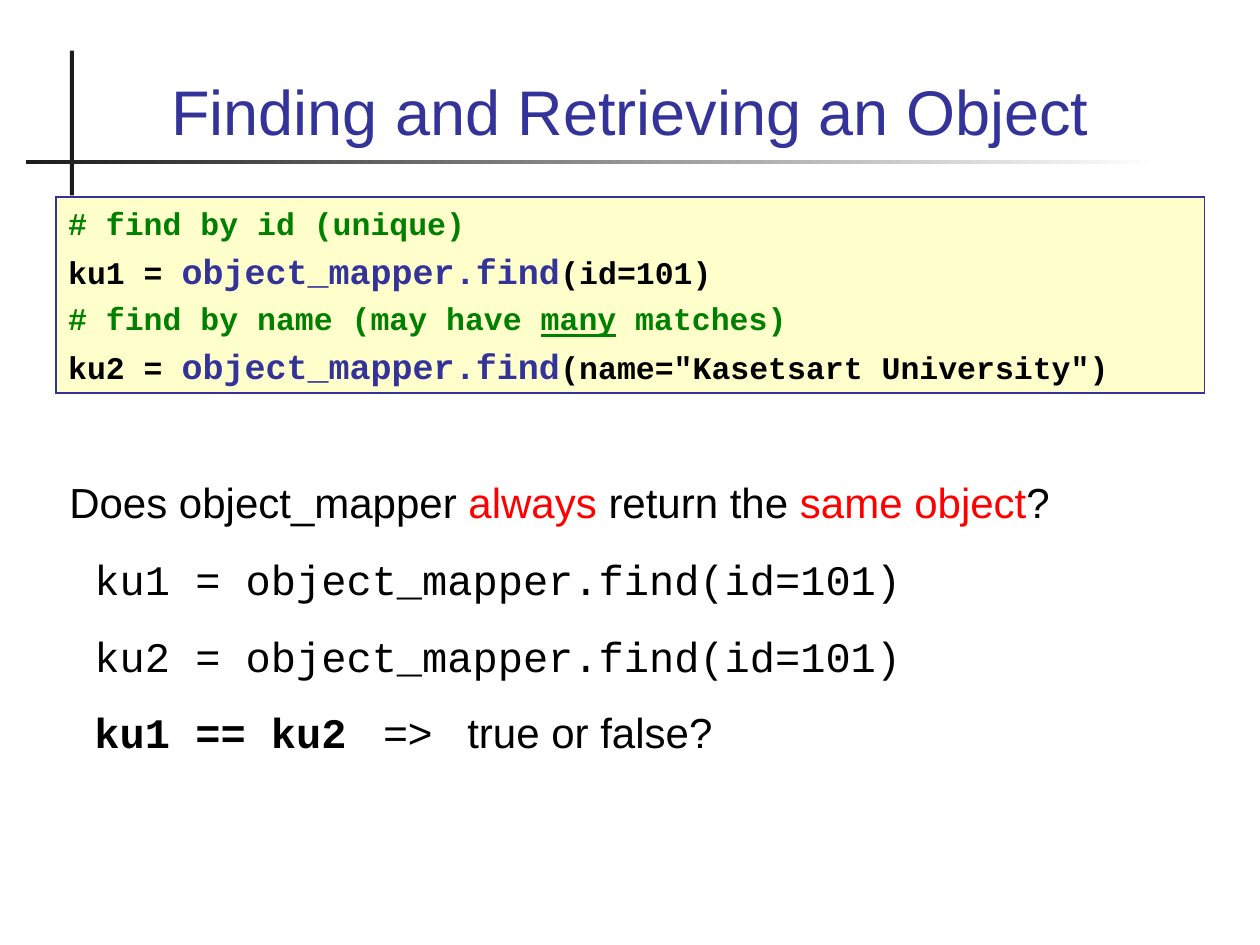
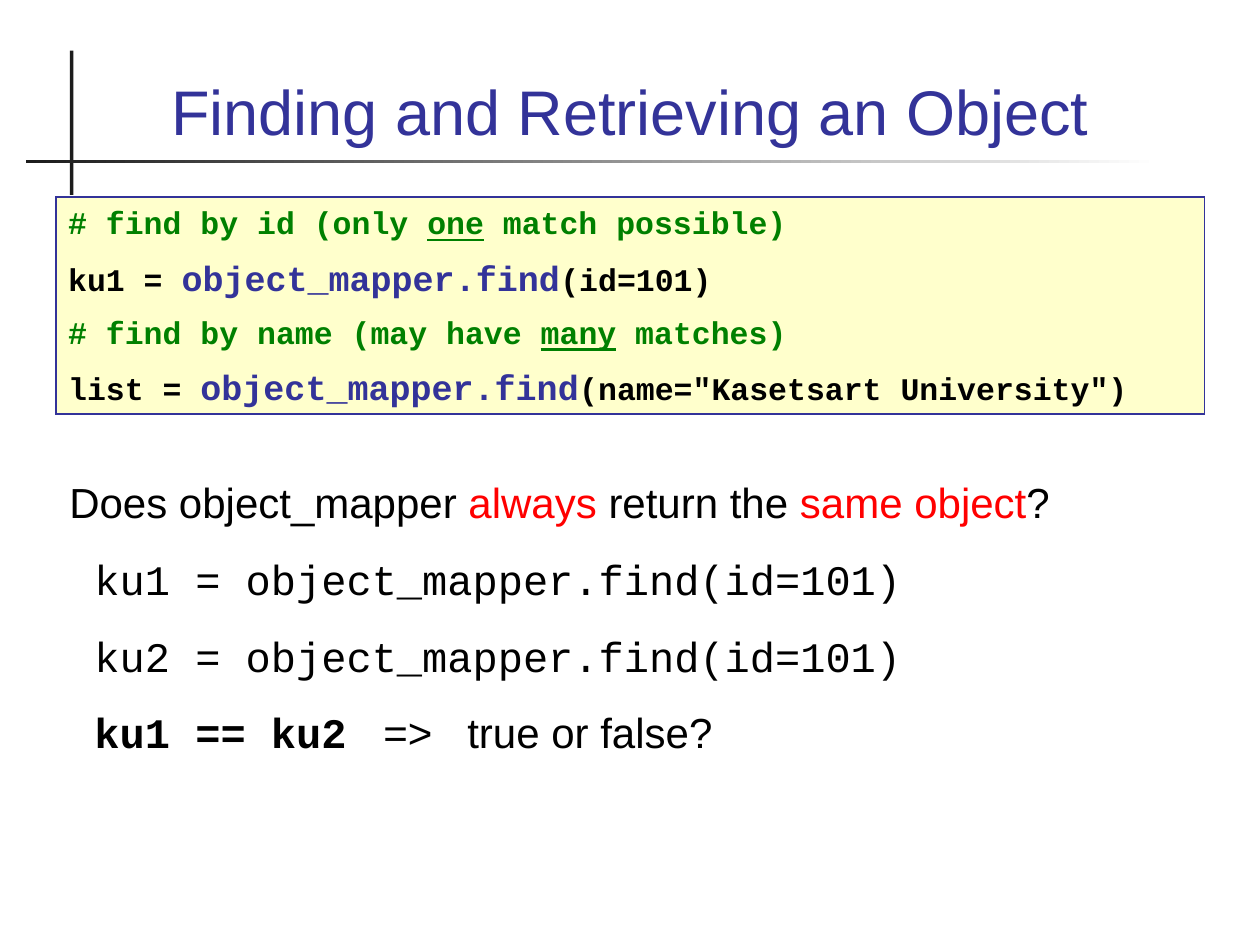
Before and after one commit to cpske/ISP, a slide deck: slide 10 of database/Persistence-and-ORM.ppt. Drawn at 1260x945 pixels with LibreOffice and Linux fonts; fonts in the diff are those of the drawing. Boxes give left, top, right and bottom in pixels: in the first picture for what was removed or moved away, otherwise in the second. Text is boxed around its words. In the diff, an @@ line names an element or a change of style, - is before the commit and + after.

```diff
--- a/database/Persistence-and-ORM.ppt
+++ b/database/Persistence-and-ORM.ppt
@@ rectangle "# find by id (only ...": place and size @@
-rectangle "# find by id (only ..." at [55,197,1205,393]
+rectangle "# find by id (only ..." at [55,197,1205,413]
@@ text in rectangle at [106,212,786,241]: text changed @@
-# find by id (unique)
+# find by id (only one match possible)
@@ text in rectangle at [68,266,786,351]: more space between paragraphs @@
@@ text in rectangle at [68,376,1128,408]: text changed @@
-ku2 = object_mapper.find(name="Kasetsart University")
+list = object_mapper.find(name="Kasetsart University")
```
Also in this commit, not shown: 14 other slides changed, 3 slides added, 1 slide removed, 3 other files.
